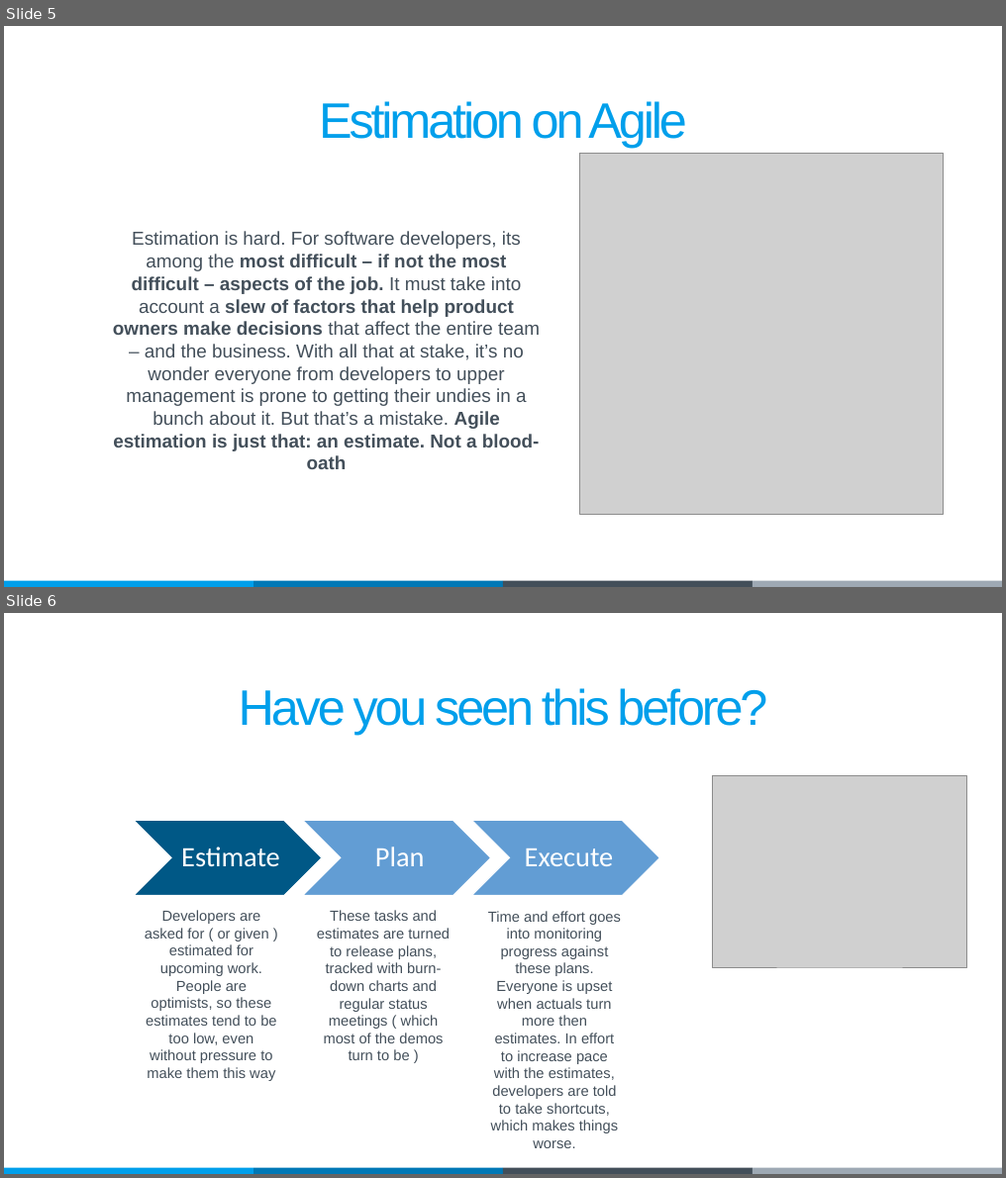
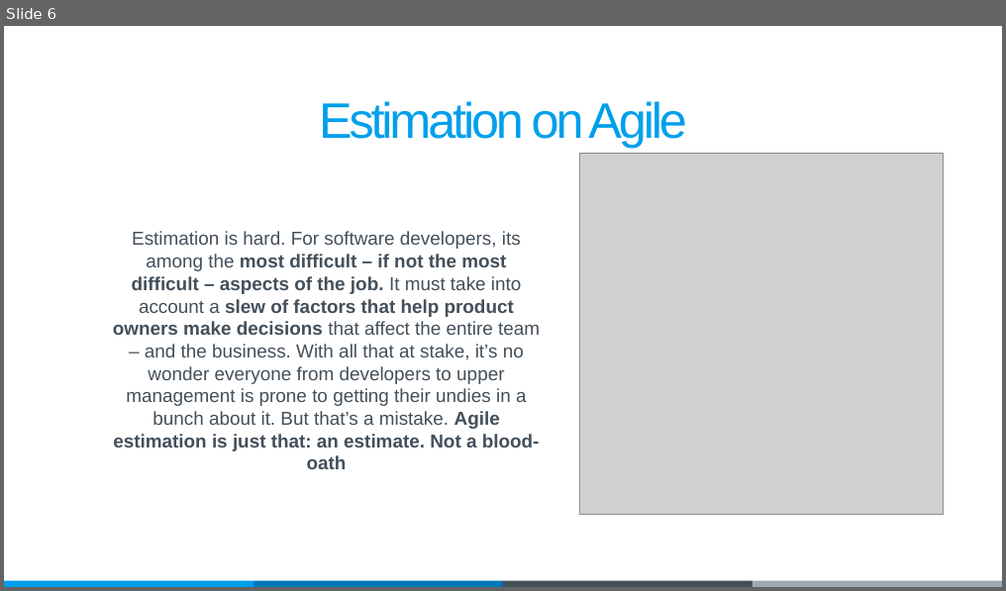
Before and after one commit to leonardo-s-mattos/presentations, a slide deck: Agile Estimation Paper.pptx. Shown one above the other, each under a label of ours: slides 5 and 6 before the commit, slide 6 after it. The pictures are 1006x1178 and 1006x591 pixels, drawn with LibreOffice and Linux fonts; fonts in the diff are those of the drawing; grey boxes stand for pictures. Boxes give left, top, right and bottom in pixels: in the first picture for what was removed or moved away, otherwise in the second. Text is boxed around its words. In the diff, an @@ line names an element or a change of style, - is before the commit and + after.

```diff
--- a/Agile Estimation Paper.pptx
+++ b/Agile Estimation Paper.pptx
@@ slide 6 removed at [4, 613, 1002, 1174], background #FFFFFF; not listed: 4 template elements that a slide beside it also shows @@
@@ text removed at [239, 688, 767, 735] @@
-Have you seen this before?
@@ picture removed at [712, 776, 966, 967] @@
@@ group removed at [135, 820, 659, 895]: 3 chevrons, 3 texts @@
-Estimate
-Plan
-Execute
@@ text removed at [145, 910, 276, 1081] @@
-Developers are asked for ( or given ) estimated for upcoming work. People are optimists, so these estimates tend to be too low, even without pressure to make them this way
@@ text removed at [317, 910, 450, 1060] @@
-These tasks and estimates are turned to release plans, tracked with burn-down charts and regular status meetings ( which most of the demos turn to be )
@@ text removed at [488, 911, 621, 1149] @@
-Time and effort goes into monitoring progress against these plans. Everyone is upset when actuals turn more then estimates. In effort to increase pace with the estimates, developers are told to take shortcuts, which makes things worse.
@@ what was slide 5 is now slide 6 @@
```
Also in this commit, not shown: 7 slides changed, 3 slides added, 3 other slides removed, 2 other files.
